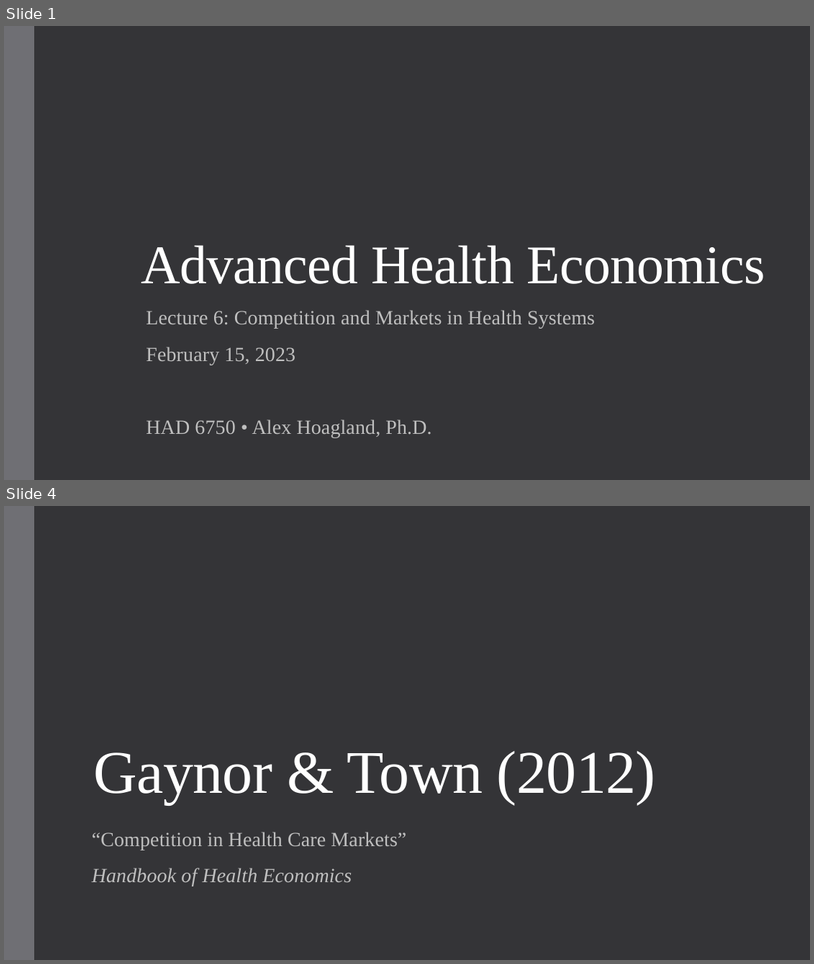
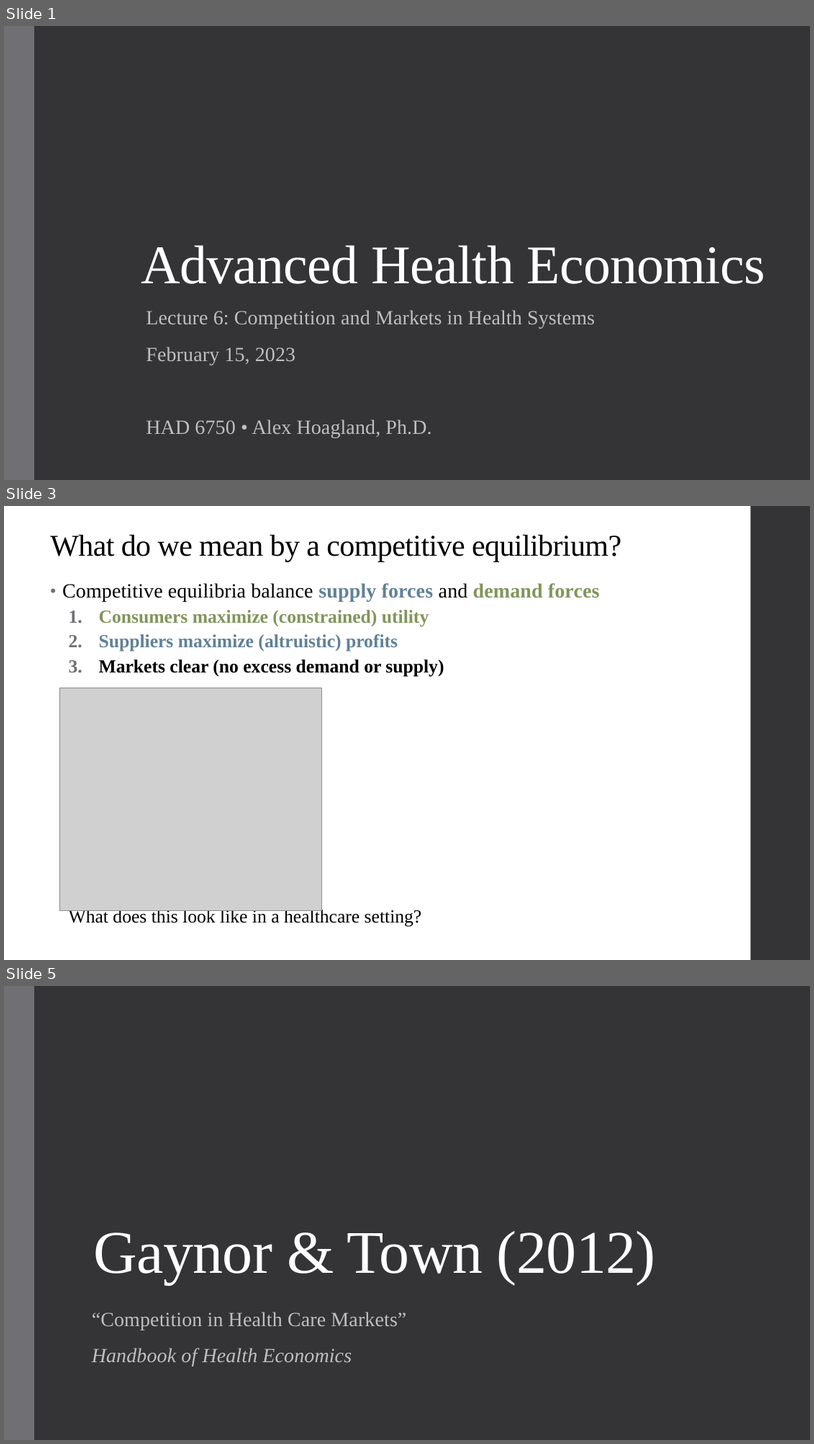
Before and after one commit to alex-hoagland/HAD6750H, a slide deck: Lecture06_HealthSystems/L6Slides_HealthSystems_2023W.pptx. Shown one above the other, each under a label of ours: slides 1 and 4 before the commit, slides 1, 3 and 5 after it; the slides between them are not shown. The pictures are 814x964 and 814x1444 pixels, drawn with LibreOffice and Linux fonts; fonts in the diff are those of the drawing; grey boxes stand for pictures. Boxes give left, top, right and bottom in pixels: in the first picture for what was removed or moved away, otherwise in the second. Text is boxed around its words. In the diff, an @@ line names an element or a change of style, - is before the commit and + after.

```diff
--- a/Lecture06_HealthSystems/L6Slides_HealthSystems_2023W.pptx
+++ b/Lecture06_HealthSystems/L6Slides_HealthSystems_2023W.pptx
@@ slide 3 added at (4, 506, 810, 960), background #FFFFFF @@
@@ rectangle added at (751, 506, 810, 960), fill #353537 @@
@@ title added at (50, 535, 622, 561), 36 pt, text #000000 @@
+What do we mean by a competitive equilibrium?
@@ text added at (62, 583, 600, 926), 22 pt, text #000000, bold @@
+• Competitive equilibria balance supply forces and demand forces
+  1. Consumers maximize (constrained) utility
+  2. Suppliers maximize (altruistic) profits
+  3. Markets clear (no excess demand or supply)
+  What does this look like in a healthcare setting?
@@ picture added at (59, 687, 322, 911) @@
@@ what was slide 4 is now slide 5 @@
```
Also in this commit, not shown: 8 slides changed, 4 other slides added, 5 slides removed.
